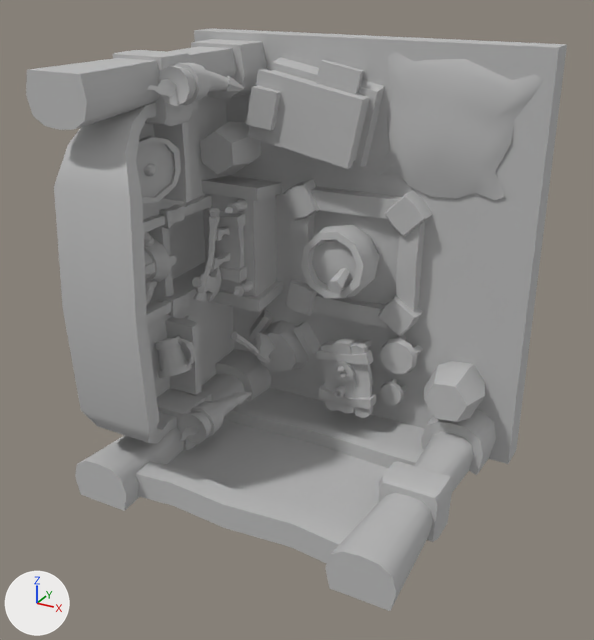
Renders of the glTF model models/room.gltf from each side of a commit.
Rendered twice from a 50 mm camera at (1.3, -2.62, 0.98) aimed at (0.1, -0.45, -0.1). Arrows for +X, +Y and +Z are at lower left; the lights stay in place. The older version comes first.

Names of what the first picture shows: 'mesh_all1_Texture1_0'.
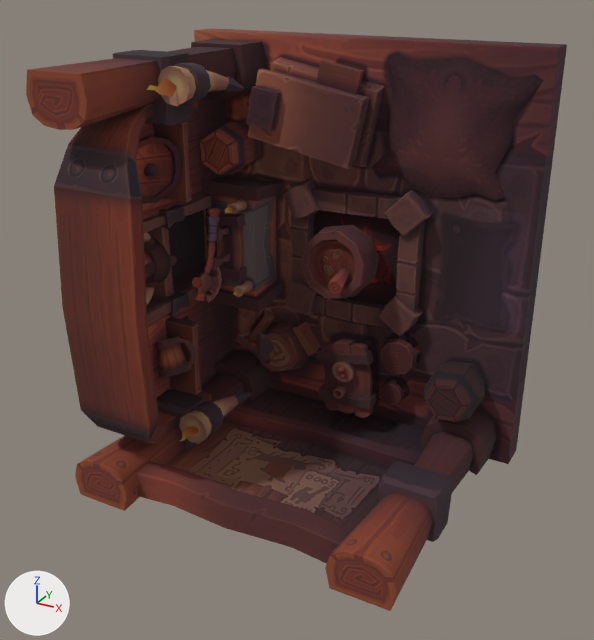
Pixel boxes [x1, y1, x2, y2] of what changed, in the pictures (594 x 640 px):
'mesh_all1_Texture1_0', surface changed (grey to brown)
    both: [26, 28, 567, 611]

The change, as a list of edits to the scene's bpy script:
```text
Add img_viking_room_ktx2:
    img_viking_room_ktx2 = load_image('viking_room_ktx2', '../textures/viking_room.png', 1024, 1024, 'sRGB')
Change mat_texture1:
    where n0 = _N.new('ShaderNodeBsdfPrincipled'); n0.name = 'Principled BSDF'
    remove n0.inputs[0].default_value = (0.5, 0.5, 0.5, 1.0)  # 'Base Color', grey #bcbcbc
    add n2 = _N.new('ShaderNodeMix'); n2.name = 'Mix'
    add n2.data_type = 'RGBA'
    add n2.blend_type = 'MULTIPLY'
    add n2.inputs[0].default_value = 1.0  # 'Factor'
    add n3 = _N.new('ShaderNodeTexImage'); n3.name = 'Image Texture'
    add n3.image = img_viking_room_ktx2
    add _L.new(n2.outputs[2], n0.inputs[0])  # 'Result' to 'Base Color'
    add _L.new(n3.outputs[0], n2.inputs[6])  # 'Color' to 'A'
```
